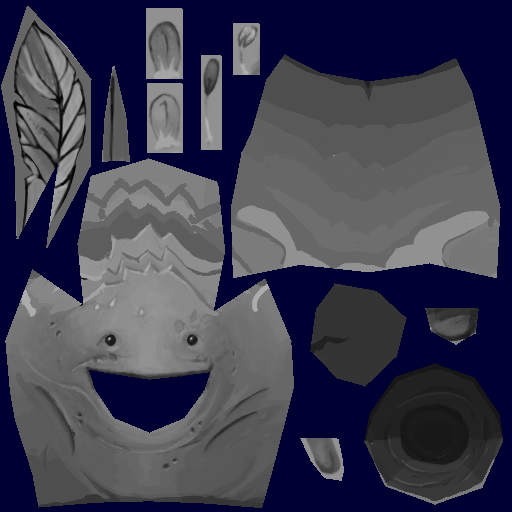
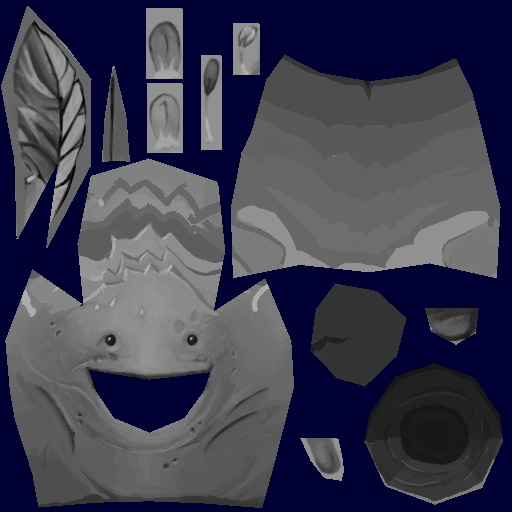
Two versions of the same layered image (512px x 512px). Layer-by-layer changes:
added layer "Layer 16" above "Layer 15" over [9, 23, 172, 283]
painted on "Layer 15" over [476, 122, 480, 126]
